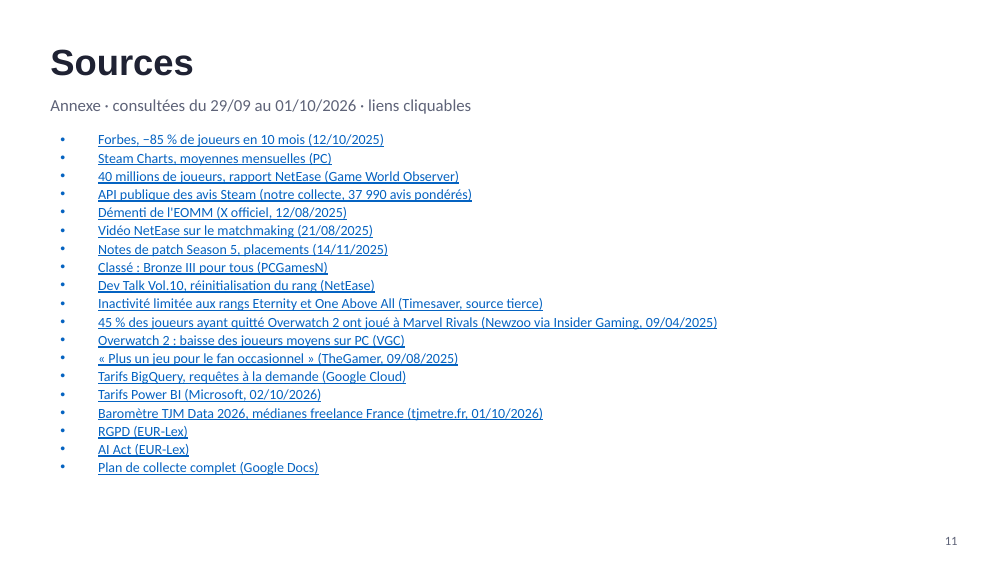
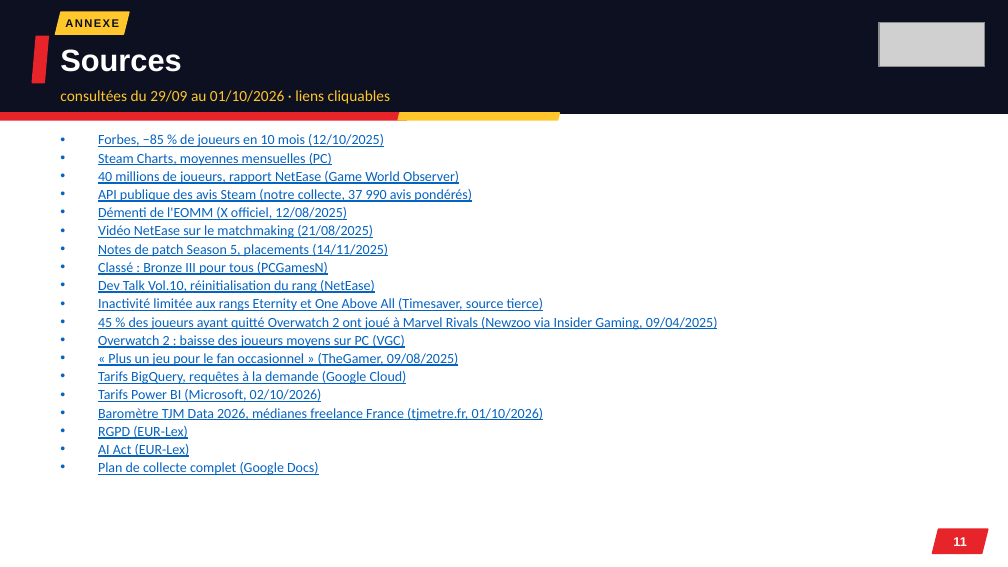
Before and after one commit to noeantoniov1-crypto/SOCIO, a slide deck: slide 11 of docs/presentation/pitch_marvel_rivals_netease.pptx. Drawn at 1008x567 pixels with LibreOffice and Linux fonts; fonts in the diff are those of the drawing; grey boxes stand for pictures. Boxes give left, top, right and bottom in pixels: in the first picture for what was removed or moved away, otherwise in the second. Text is boxed around its words. In the diff, an @@ line names an element or a change of style, - is before the commit and + after.

```diff
--- a/docs/presentation/pitch_marvel_rivals_netease.pptx
+++ b/docs/presentation/pitch_marvel_rivals_netease.pptx
@@ rectangle added at <box>0,0,1008,113</box>, fill #0D1020, outline #0D1020 1 pt @@
@@ parallelogram added at <box>55,12,129,34</box>, fill #FFC72C, outline #FFC72C 1 pt @@
@@ text added at <box>65,19,119,27</box>, 8 pt, text #0D1020, bold @@
+ANNEXE
@@ picture added at <box>879,22,985,67</box> @@
@@ parallelogram added at <box>32,36,48,83</box>, fill #E62429, outline #E62429 1 pt @@
@@ text "Sources": place and size @@
-text "Sources" at <box>50,49,194,76</box>
+text "Sources" at <box>60,49,181,72</box>
@@ text "Sources" at <box>60,49,181,72</box>: size 26 to 22 pt, text colour #1F2233 to #FFFFFF @@
@@ parallelogram added at <box>0,113,408,120</box>, fill #E62429, outline #E62429 1 pt @@
@@ text at <box>60,90,391,104</box>: text changed; size 12 to 11 pt; text colour #5E6378 to #FFC72C @@
-Annexe · consultées du 29/09 au 01/10/2026 · liens cliquables
+consultées du 29/09 au 01/10/2026 · liens cliquables
@@ parallelogram added at <box>398,113,559,120</box>, fill #FFC72C, outline #FFC72C 1 pt @@
@@ text "11" at <box>953,537,966,546</box>: font Calibri to Arial, text colour #5E6378 to #FFFFFF, bold on; alignment right to centre @@
@@ parallelogram added at <box>932,529,988,553</box>, fill #E62429, outline #E62429 1 pt @@
```
Also in this commit, not shown: 11 other slides changed, 3 other files.
